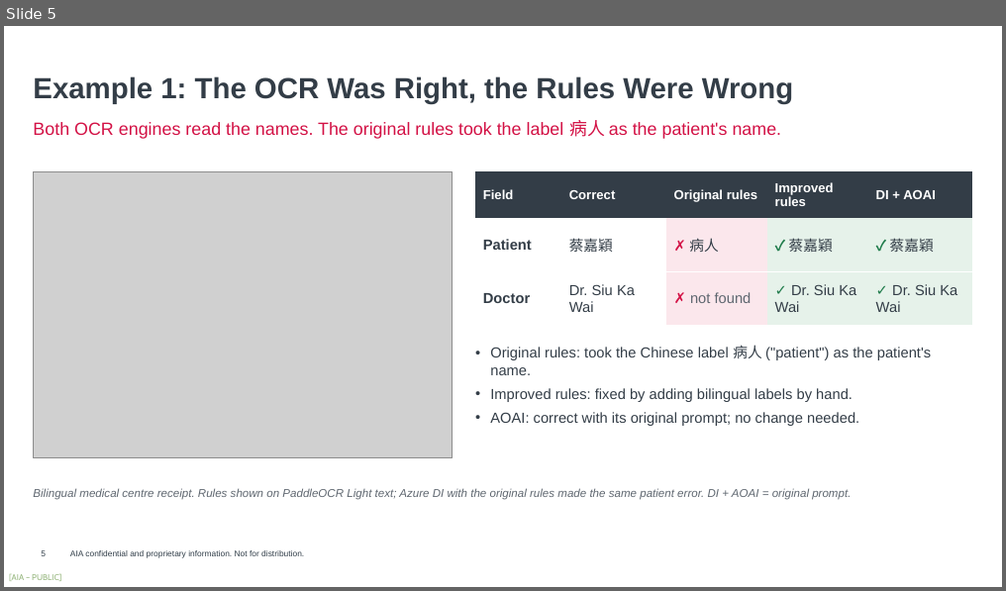
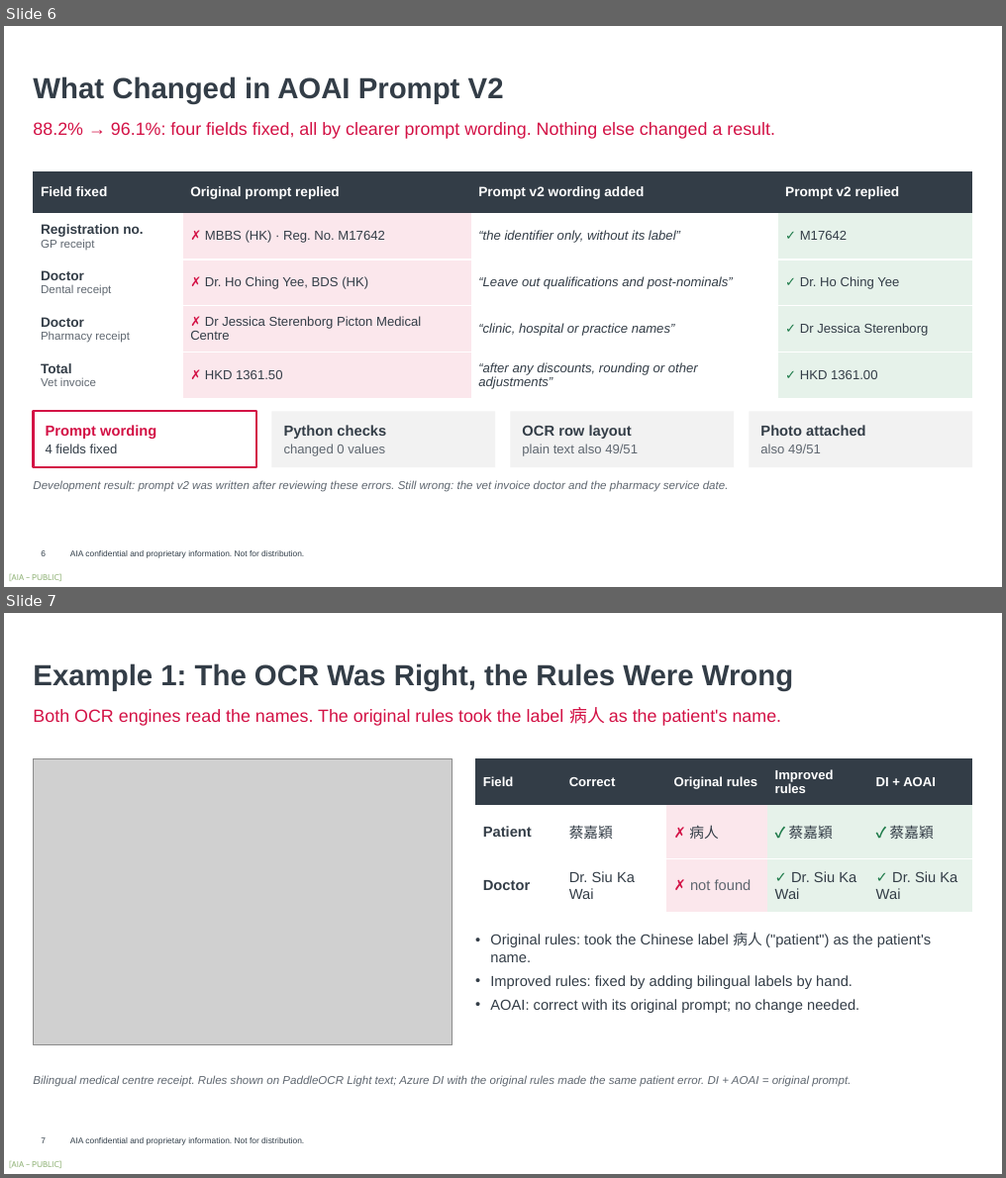
Before and after one commit to harrysokool/playground, a slide deck: ppt/ocr_benchmark/current/OCR_Benchmark_V3.pptx. Shown one above the other, each under a label of ours: slide 5 before the commit, slides 6 and 7 after it. The pictures are 1006x591 and 1006x1178 pixels, drawn with LibreOffice and Linux fonts; fonts in the diff are those of the drawing; grey boxes stand for pictures; background and template pictures are left out. Boxes give left, top, right and bottom in pixels: in the first picture for what was removed or moved away, otherwise in the second. Text is boxed around its words. In the diff, an @@ line names an element or a change of style, - is before the commit and + after.

```diff
--- a/ppt/ocr_benchmark/current/OCR_Benchmark_V3.pptx
+++ b/ppt/ocr_benchmark/current/OCR_Benchmark_V3.pptx
@@ slide 6 added at (x1=4, y1=26, x2=1002, y2=587), background #FFFFFF; not listed: 2 template elements that a slide beside it also shows @@
@@ text added at (x1=33, y1=76, x2=504, y2=103), 28 pt, text #333D47, bold @@
+What Changed in AOAI Prompt V2
@@ text added at (x1=33, y1=122, x2=775, y2=139), 17 pt, text #D31145 @@
+88.2% → 96.1%: four fields fixed, all by clearer prompt wording. Nothing else changed a result.
@@ table added at (x1=33, y1=172, x2=973, y2=399), 5 rows, 4 columns @@
+Field fixed | Original prompt replied | Prompt v2 wording added | Prompt v2 replied
+Registration no. / GP receipt | ✗ MBBS (HK) · Reg. No. M17642 | “the identifier only, without its label” | ✓ M17642
+Doctor / Dental receipt | ✗ Dr. Ho Ching Yee, BDS (HK) | “Leave out qualifications and post-nominals” | ✓ Dr. Ho Ching Yee
+Doctor / Pharmacy receipt | ✗ Dr Jessica Sterenborg Picton Medical Centre | “clinic, hospital or practice names” | ✓ Dr Jessica Sterenborg
+Total / Vet invoice | ✗ HKD 1361.50 | “after any discounts, rounding or other adjustments” | ✓ HKD 1361.00
@@ rectangle added at (x1=33, y1=411, x2=257, y2=468), fill #FFFFFF, outline #D31145 2 pt, 14 pt, text #D31145, bold @@
+Prompt wording
+4 fields fixed
@@ rectangle added at (x1=272, y1=411, x2=496, y2=468), fill #F2F2F2, 12.5 pt, text #5F6770 @@
+Python checks
+changed 0 values
@@ rectangle added at (x1=510, y1=411, x2=734, y2=468), fill #F2F2F2, 12.5 pt, text #5F6770 @@
+OCR row layout
+plain text also 49/51
@@ rectangle added at (x1=748, y1=411, x2=973, y2=468), fill #F2F2F2, 14 pt, text #333D47, bold @@
+Photo attached
+also 49/51
@@ text added at (x1=33, y1=480, x2=729, y2=492), 11 pt, text #5F6770, italic @@
+Development result: prompt v2 was written after reviewing these errors. Still wrong: the vet invoice doctor and the pharmacy service date.
@@ page number added at (x1=41, y1=551, x2=46, y2=557), 8 pt, text #303D48 @@
+6
@@ what was slide 5 is now slide 7 @@
@@ page number at (x1=41, y1=1138, x2=46, y2=1144): text changed @@
-5
+7
```
Also in this commit, not shown: 2 slides changed, 1 other slide added, 16 other files.
